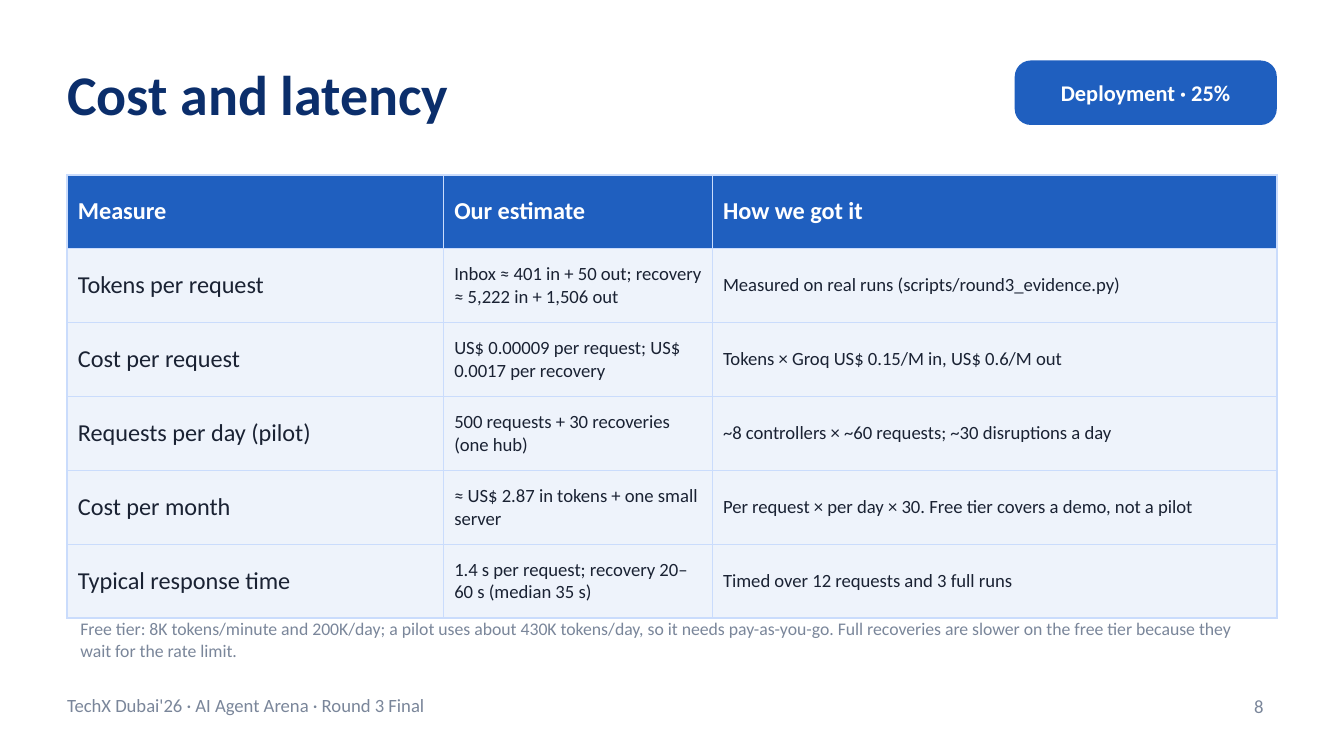
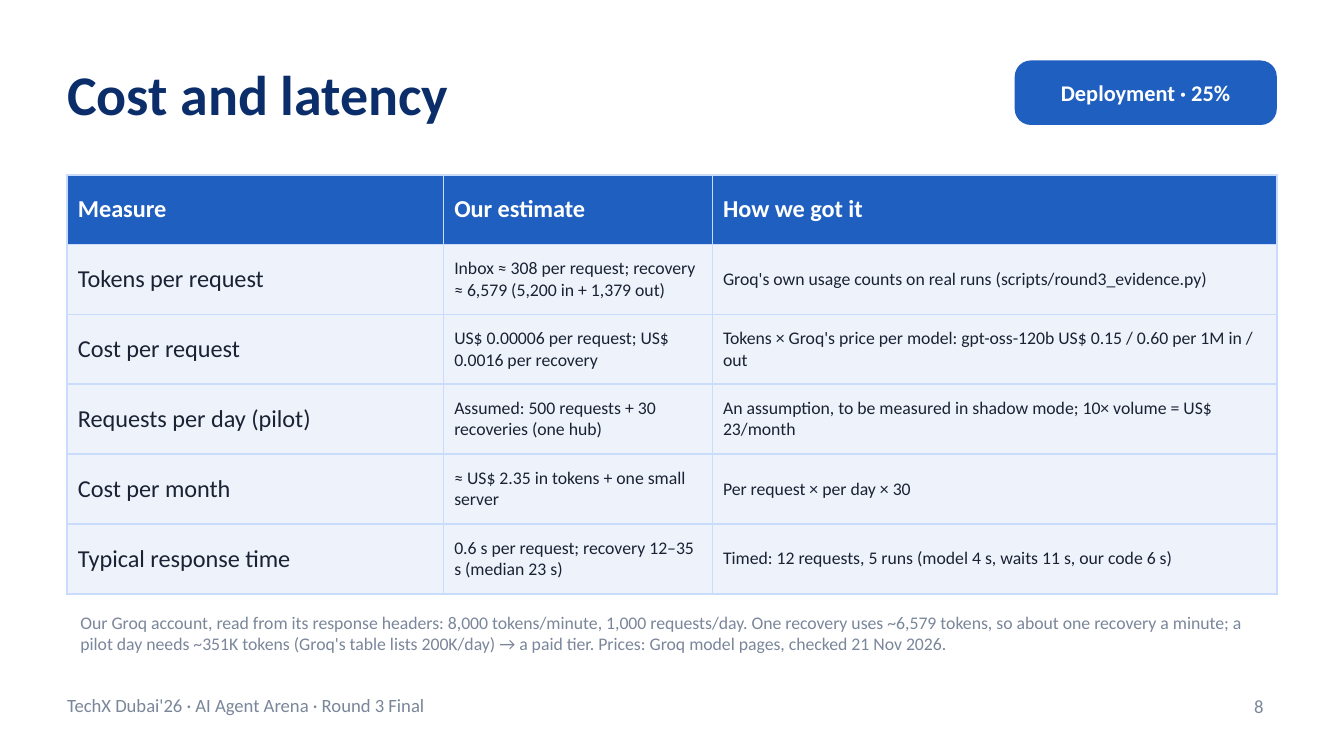
Before and after one commit to RithikhC/EagleX, a slide deck: slide 8 of docs/EagleX_Round3_Final.pptx. Drawn at 1344x756 pixels with LibreOffice and Linux fonts; fonts in the diff are those of the drawing. Boxes give left, top, right and bottom in pixels: in the first picture for what was removed or moved away, otherwise in the second. Text is boxed around its words. In the diff, an @@ line names an element or a change of style, - is before the commit and + after.

```diff
--- a/docs/EagleX_Round3_Final.pptx
+++ b/docs/EagleX_Round3_Final.pptx
@@ table at <box>67,175,1277,594</box> @@
-row 2, column 2: Inbox ≈ 401 in + 50 out; recovery ≈ 5,222 in + 1,506 out
+row 2, column 2: Inbox ≈ 308 per request; recovery ≈ 6,579 (5,200 in + 1,379 out)
-row 2, column 3: Measured on real runs (scripts/round3_evidence.py)
+row 2, column 3: Groq's own usage counts on real runs (scripts/round3_evidence.py)
-row 3, column 2: US$ 0.00009 per request; US$ 0.0017 per recovery
+row 3, column 2: US$ 0.00006 per request; US$ 0.0016 per recovery
-row 3, column 3: Tokens × Groq US$ 0.15/M in, US$ 0.6/M out
+row 3, column 3: Tokens × Groq's price per model: gpt-oss-120b US$ 0.15 / 0.60 per 1M in / out
-row 4, column 2: 500 requests + 30 recoveries (one hub)
+row 4, column 2: Assumed: 500 requests + 30 recoveries (one hub)
-row 4, column 3: ~8 controllers × ~60 requests; ~30 disruptions a day
+row 4, column 3: An assumption, to be measured in shadow mode; 10× volume = US$ 23/month
-row 5, column 2: ≈ US$ 2.87 in tokens + one small server
+row 5, column 2: ≈ US$ 2.35 in tokens + one small server
-row 5, column 3: Per request × per day × 30. Free tier covers a demo, not a pilot
+row 5, column 3: Per request × per day × 30
-row 6, column 2: 1.4 s per request; recovery 20–60 s (median 35 s)
+row 6, column 2: 0.6 s per request; recovery 12–35 s (median 23 s)
-row 6, column 3: Timed over 12 requests and 3 full runs
+row 6, column 3: Timed: 12 requests, 5 runs (model 4 s, waits 11 s, our code 6 s)
@@ text at <box>80,616,1241,653</box>: text changed @@
-Free tier: 8K tokens/minute and 200K/day; a pilot uses about 430K tokens/day, so it needs pay-as-you-go. Full recoveries are slower on the free tier because they wait for the rate limit.
+Our Groq account, read from its response headers: 8,000 tokens/minute, 1,000 requests/day. One recovery uses ~6,579 tokens, so about one recovery a minute; a pilot day needs ~351K tokens (Groq's table lists 200K/day) → a paid tier. Prices: Groq model pages, checked 21 Nov 2026.
```
Also in this commit, not shown: 6 other slides changed, 17 other files.
